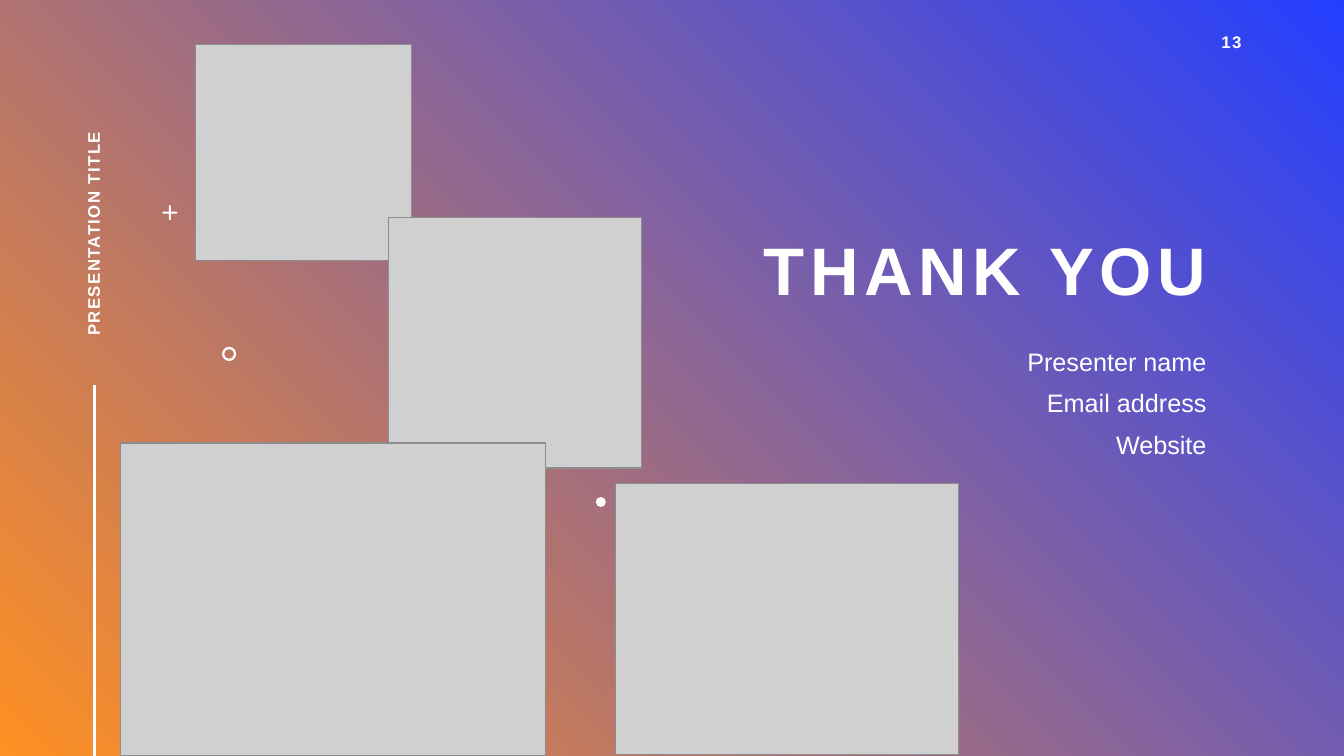
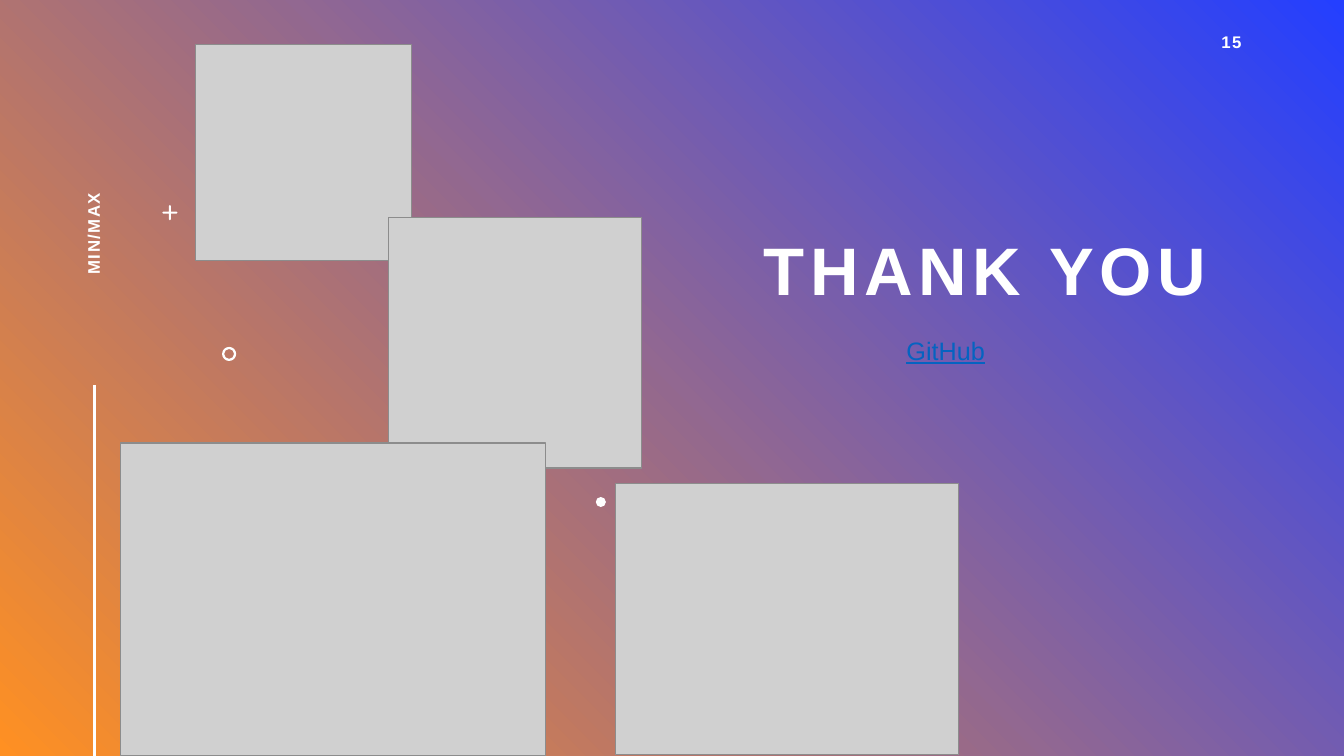
Before and after one commit to Bass4Nation/P-D-Prog-assignment, a slide deck: slide 15 of Project-6-Presentation.pptx (slide 13 before the commit). Drawn at 1344x756 pixels with LibreOffice and Linux fonts; fonts in the diff are those of the drawing; grey boxes stand for pictures. Boxes give left, top, right and bottom in pixels: in the first picture for what was removed or moved away, otherwise in the second. Text is boxed around its words. In the diff, an @@ line names an element or a change of style, - is before the commit and + after.

```diff
--- a/Project-6-Presentation.pptx
+++ b/Project-6-Presentation.pptx
@@ page number at (1221,36,1241,48): text changed @@
-13
+15
@@ text at (85,201,104,272): text changed @@
-PRESENTATION TITLE
+MIN/MAX
@@ text added at (906,342,984,364), 18 pt, text #0563C1, underline @@
+GitHub
@@ text removed at (1027,353,1207,454) @@
-Presenter name
-Email address
-Website
```
Also in this commit, not shown: 3 other slides changed, 7 slides added, 5 slides removed.
